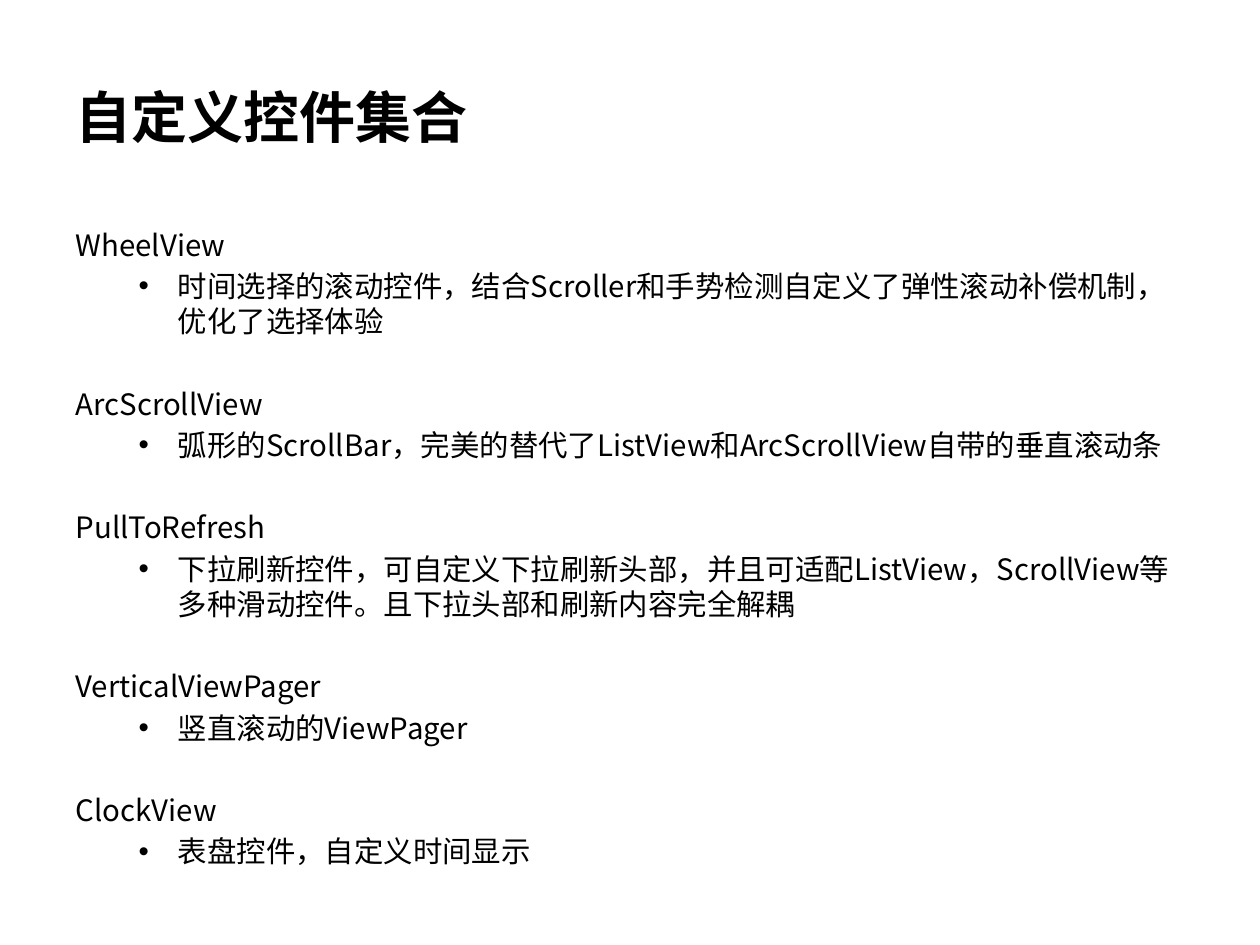
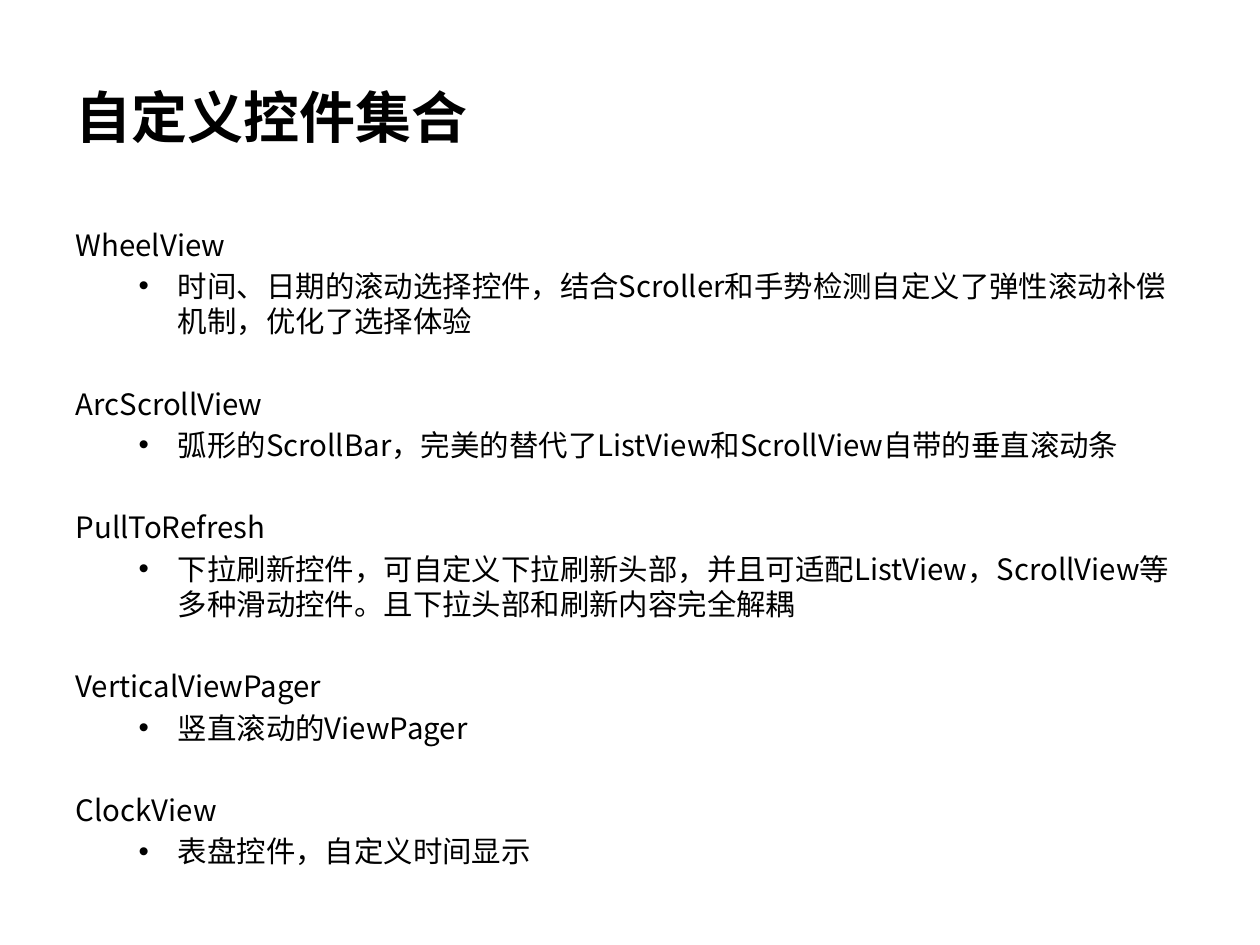
Before and after one commit to wangzhengyi/WangZhengyi, a slide deck: slide 12 of promote/2016-promote-p6.pptx. Drawn at 1260x945 pixels with LibreOffice and Linux fonts; fonts in the diff are those of the drawing. Boxes give left, top, right and bottom in pixels: in the first picture for what was removed or moved away, otherwise in the second. Text is boxed around its words. In the diff, an @@ line names an element or a change of style, - is before the commit and + after.

```diff
--- a/promote/2016-promote-p6.pptx
+++ b/promote/2016-promote-p6.pptx
@@ text at [178, 272, 1166, 335]: text changed @@
-  • 时间选择的滚动控件，结合Scroller和手势检测自定义了弹性滚动补偿机制，优化了选择体验
+  • 时间、日期的滚动选择控件，结合Scroller和手势检测自定义了弹性滚动补偿机制，优化了选择体验
@@ text at [178, 431, 1118, 459]: text changed @@
-  • 弧形的ScrollBar，完美的替代了ListView和ArcScrollView自带的垂直滚动条
+  • 弧形的ScrollBar，完美的替代了ListView和ScrollView自带的垂直滚动条
```
Also in this commit, not shown: 10 other slides changed.
